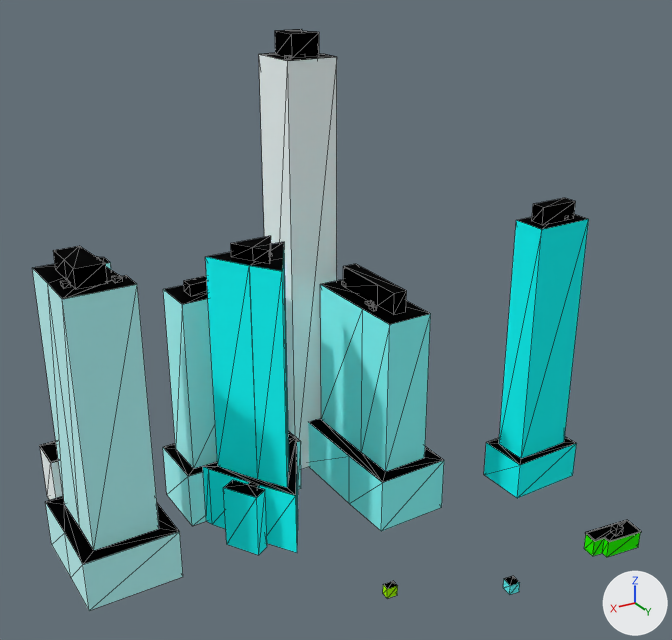
The glTF model web/public/assets/cities/chicago/tiles/2_2.bld.glb as it was, and as the next commit left it.
Rendered twice from a 50 mm camera at (856.0, 936.0, 275.0) aimed at (657.0, 604.0, 108.0). The lights are fixed; the arrows at lower right show +X, +Y and +Z. The first picture is the older version. Mesh edges are drawn as thin lines. Where no turn or scale is listed for an object, it has been applied to the vertices. Vertices at exactly the same position are counted once.

The first picture shows '2_2'.
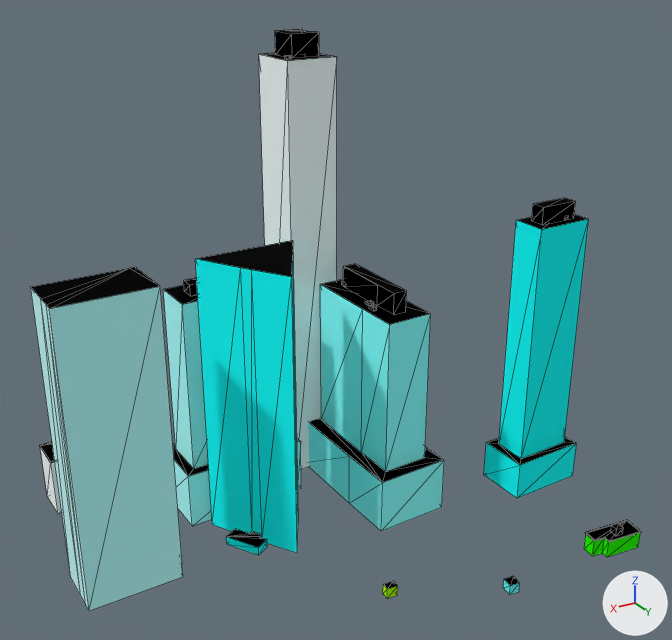
Where the newer file only moved an object's origin or applied its transform, the numbers keep the older frame.

Patch to the scene script:
```diff
--- a/web/public/assets/cities/chicago/tiles/2_2.bld.glb.py
+++ b/web/public/assets/cities/chicago/tiles/2_2.bld.glb.py
@@ me_2_2 @@
 # used by ob_2_2; location = (655.3, 602.0, 113.5)
 # verts and faces of me_2_2; kept vertices keep their numbers, new ones are numbered from 448
 # before: 177 (-36.0, 84.0, -108.0) at pixel (503, 578), 178 (-41.0, 85.0, -108.0) at pixel (513, 575), 180 (-36.0, 89.0, -108.0) at pixel (510, 585), 182 (-41.0, 90.0, -108.0) at pixel (519, 582)
-me_2_2.from_pydata(...)  # 448 vertices, 610 faces; spans x -129.0..129.0, y -95.0..95.0, z -113.0..113.0
+me_2_2.from_pydata(...)  # 330 vertices, 450 faces; spans x -129.0..128.0, y -95.0..95.0, z -113.0..113.0
+# me_2_2 part 1: 8 loose pieces with 67 vertices, spanning x -41.0..117.0, y -76.0..90.0, z -108.0..103.0, are deleted
+# me_2_2 part 2
+# 70 vertices are removed from x 5.0..129.0, y -52.0..15.0, z -113.0..28.0
+# 147 faces are deleted
+# 3 vertices in x 41.0..50.0, y -12.0..3.0, z -81.0 move by (0.0, 0.0, -28.0)
+# 1 vertex moves from x 129.0, y -51.0, z -113.0 to x 127.0, y -8.0, z -113.0
+# 2 vertices are added at (127.0, -1.0, -113.0), (127.0, -1.0, 28.0)
+# 6 new vertices lie (0.0, 0.0, 139.0) away from vertices in x 7.0..56.0, y -28.0..15.0, z -113.0
+# 6 new vertices lie (0.0, 0.0, 141.0) away from vertices in x 84.0..129.0, y -51.0..4.0, z -113.0
+# 5 new vertices lie (0.0, 0.0, 4.0) away from vertices in x 41.0..57.0, y -9.0..7.0, z -113.0
+# 38 new faces join them, mat_facade
+# 15 new faces join them, mat_roof
+# me_2_2 part 3
+# 9 new faces join them, mat_roof
+# me_2_2 part 4
+faces += [(178, 180, 182), (177, 180, 178)]  # mat_roof
 me_2_2.materials.append(mat_facade)
```

Boxes (x1, y1, x2, y2) around the edits, measured in the pictures (672 x 640 px):
'2_2', reshaped
    before: (32, 29, 641, 611)
    after: (31, 29, 641, 611)
part 1 of me_2_2, deleted
    before: (53, 53, 520, 586)
part 2 of me_2_2, built on
    before: (32, 242, 298, 611)
    after: (31, 240, 298, 611)
part 3 of me_2_2, added
    after: (260, 53, 335, 61)
part 4 of me_2_2, added
    after: (504, 576, 520, 586)
